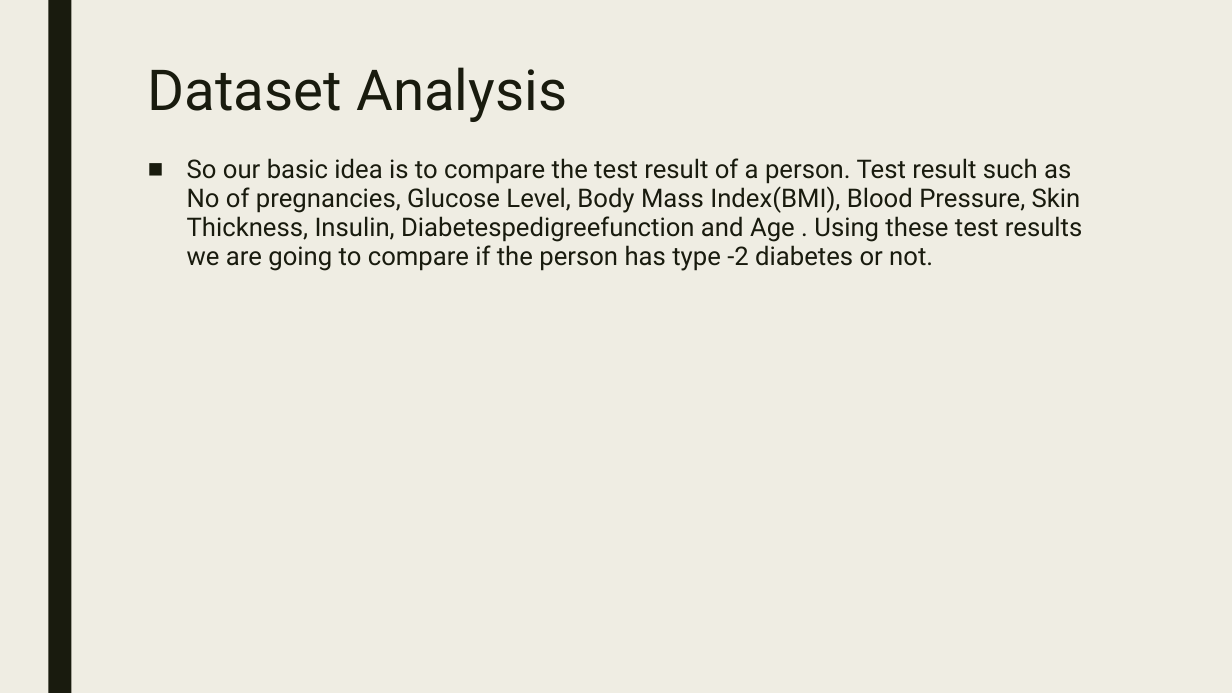
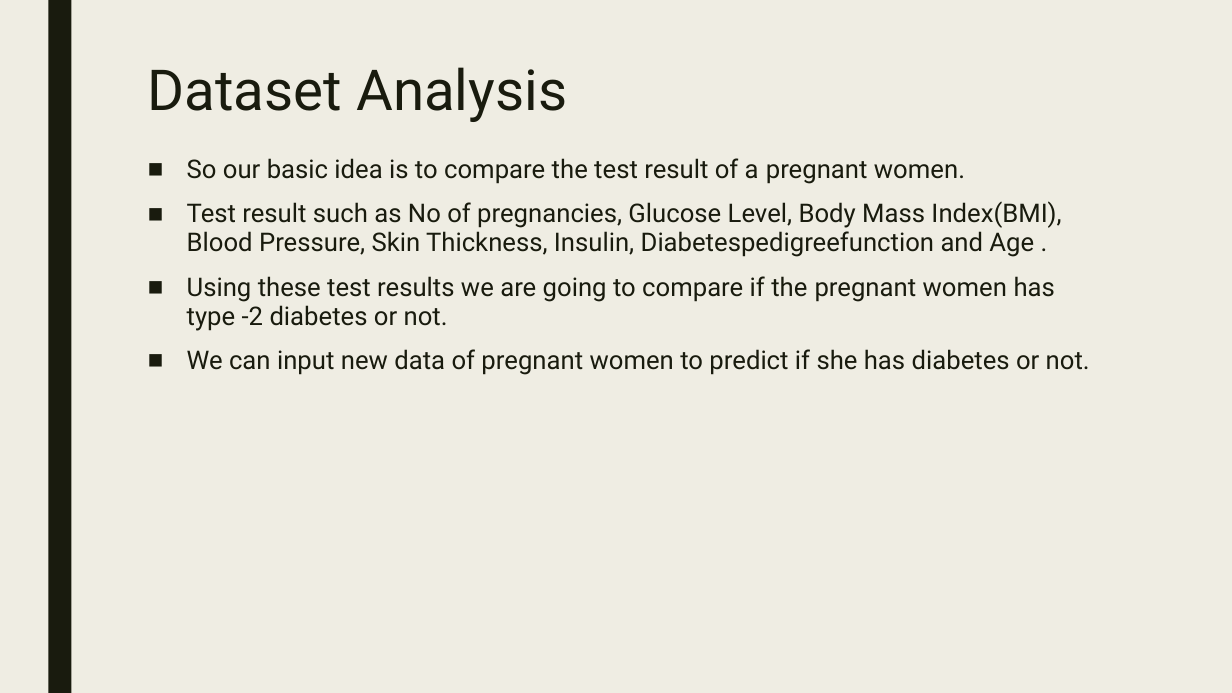
Before and after one commit to xaxm007/tres_comas_01, a slide deck: slide 5 of ppt/Presentation1.pptx. Drawn at 1232x693 pixels with LibreOffice and Linux fonts; fonts in the diff are those of the drawing. Boxes give left, top, right and bottom in pixels: in the first picture for what was removed or moved away, otherwise in the second. Text is boxed around its words. In the diff, an @@ line names an element or a change of style, - is before the commit and + after.

```diff
--- a/ppt/Presentation1.pptx
+++ b/ppt/Presentation1.pptx
@@ text at <box>187,158,1090,375</box>: text changed @@
-■ So our basic idea is to compare the test result of a person. Test result such as No of pregnancies, Glucose Level, Body Mass Index(BMI), Blood Pressure, Skin Thickness, Insulin, Diabetespedigreefunction and Age . Using these test results we are going to compare if the person has type -2 diabetes or not.
+■ So our basic idea is to compare the test result of a pregnant women.
+■ Test result such as No of pregnancies, Glucose Level, Body Mass Index(BMI), Blood Pressure, Skin Thickness, Insulin, Diabetespedigreefunction and Age .
+■ Using these test results we are going to compare if the pregnant women has type -2 diabetes or not.
+■ We can input new data of pregnant women to predict if she has diabetes or not.
```
Also in this commit, not shown: 1 other slide changed, 4 other files.
